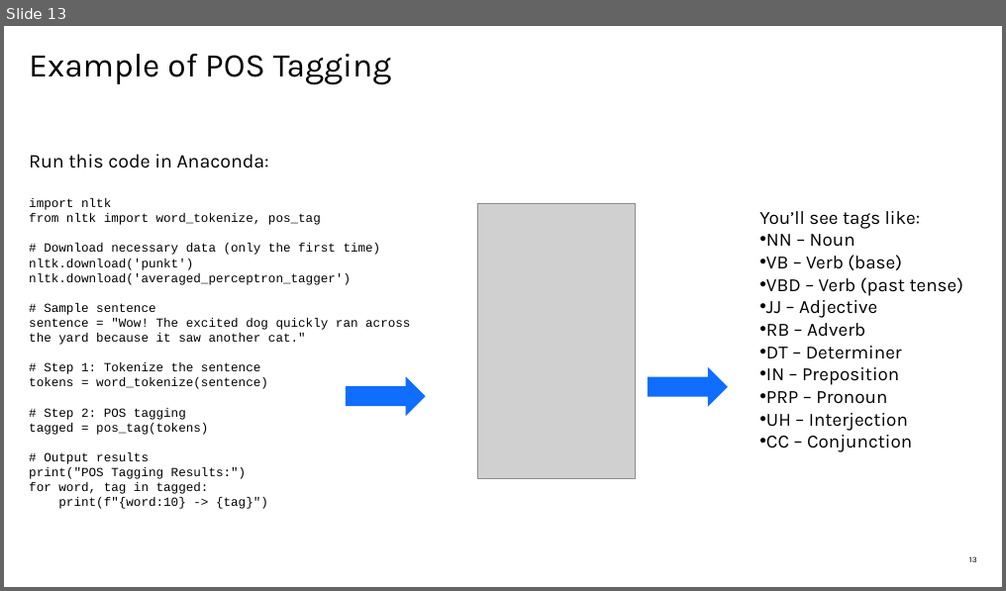
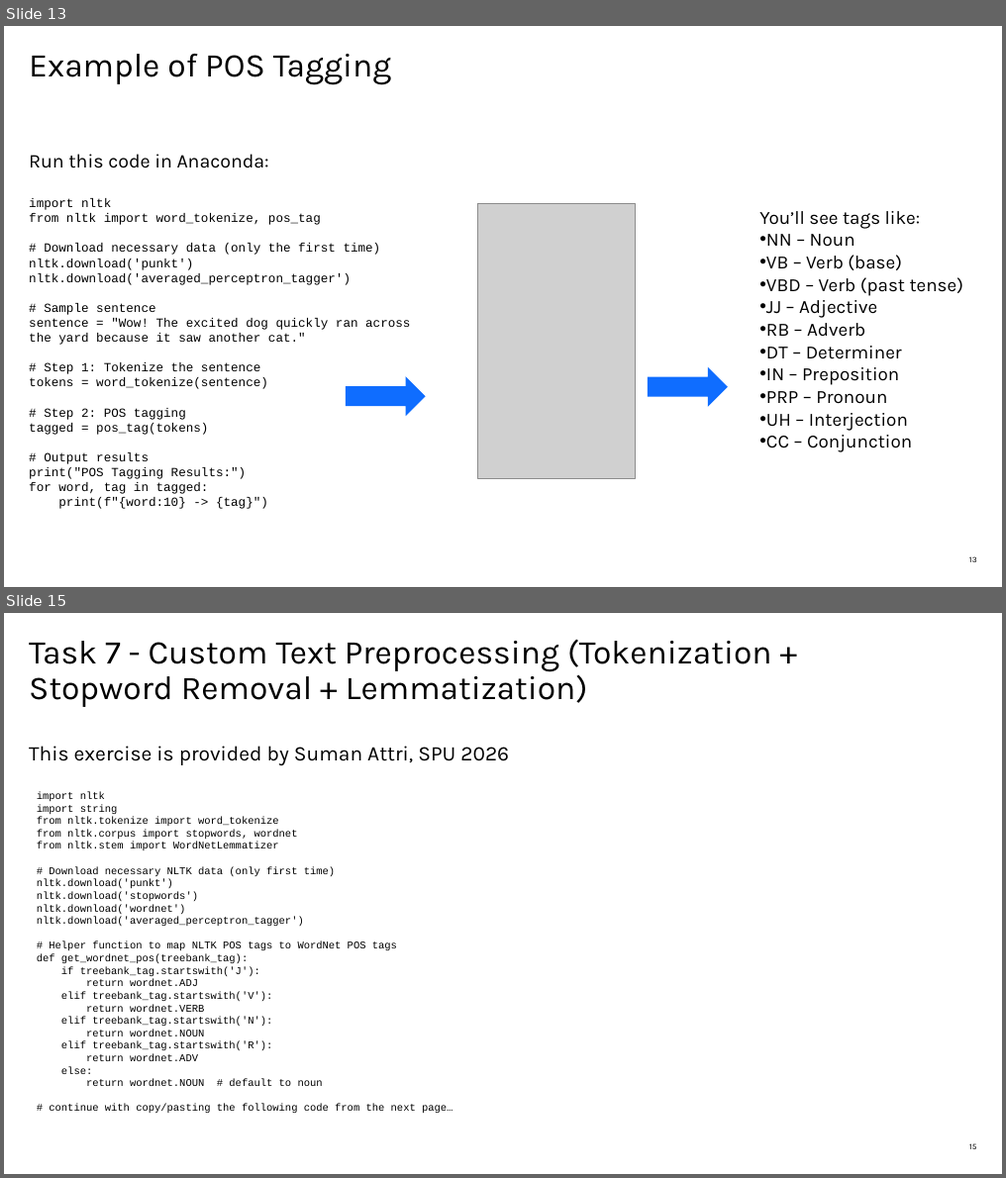
Before and after one commit to apischdo/saintpeters, a slide deck: NLP_Steps.pptx. Shown one above the other, each under a label of ours: slide 13 before the commit, slides 13 and 15 after it; the slides between them are not shown. The pictures are 1006x591 and 1006x1178 pixels, drawn with LibreOffice and Linux fonts; fonts in the diff are those of the drawing; grey boxes stand for pictures. Boxes give left, top, right and bottom in pixels: in the first picture for what was removed or moved away, otherwise in the second. Text is boxed around its words. In the diff, an @@ line names an element or a change of style, - is before the commit and + after.

Commit message:
NLP Exercises
NLP Steps lecture and exercises
Copy and paste the code from this ppt to your IDE, such as Anaconda, Google Colab and so forth. It's a Python construct.

```diff
--- a/NLP_Steps.pptx
+++ b/NLP_Steps.pptx
@@ slide 15 added at <box>4,613,1002,1174</box>, background #FFFFFF @@
@@ title added at <box>29,639,772,765</box>, 32 pt, text #000000 @@
+Task 7 - Custom Text Preprocessing (Tokenization + Stopword Removal + Lemmatization)
+This exercise is provided by Suman Attri, SPU 2026
@@ text added at <box>37,792,452,1113</box>, 10 pt, text #000000 @@
+import nltk
+import string
+from nltk.tokenize import word_tokenize
+from nltk.corpus import stopwords, wordnet
+from nltk.stem import WordNetLemmatizer
+# Download necessary NLTK data (only first time)
+nltk.download('punkt')
+nltk.download('stopwords')
+nltk.download('wordnet')
+nltk.download('averaged_perceptron_tagger')
+# Helper function to map NLTK POS tags to WordNet POS tags
+def get_wordnet_pos(treebank_tag):
+if treebank_tag.startswith('J'):
+return wordnet.ADJ
+elif treebank_tag.startswith('V'):
+return wordnet.VERB
+elif treebank_tag.startswith('N'):
+return wordnet.NOUN
+elif treebank_tag.startswith('R'):
+return wordnet.ADV
+else:
+return wordnet.NOUN # default to noun
+# continue with copy/pasting the following code from the next page…
@@ page number added at <box>969,1144,977,1150</box>, 8 pt, text #000000 @@
+15
```
Also in this commit, not shown: 1 other slide added.
